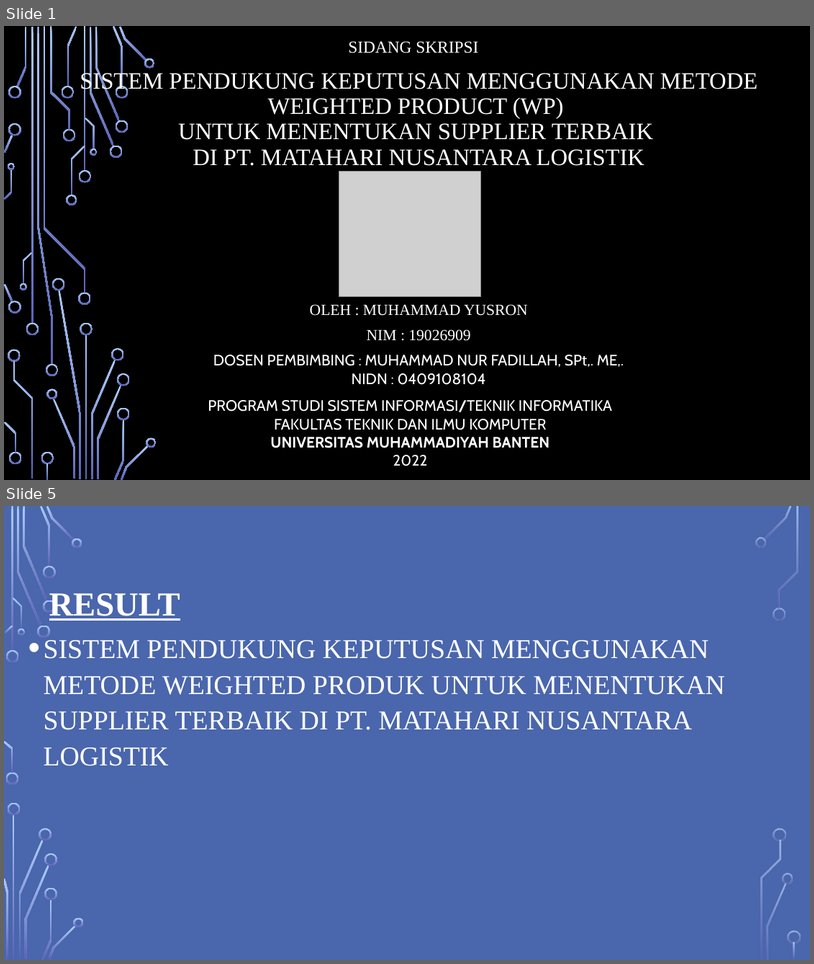
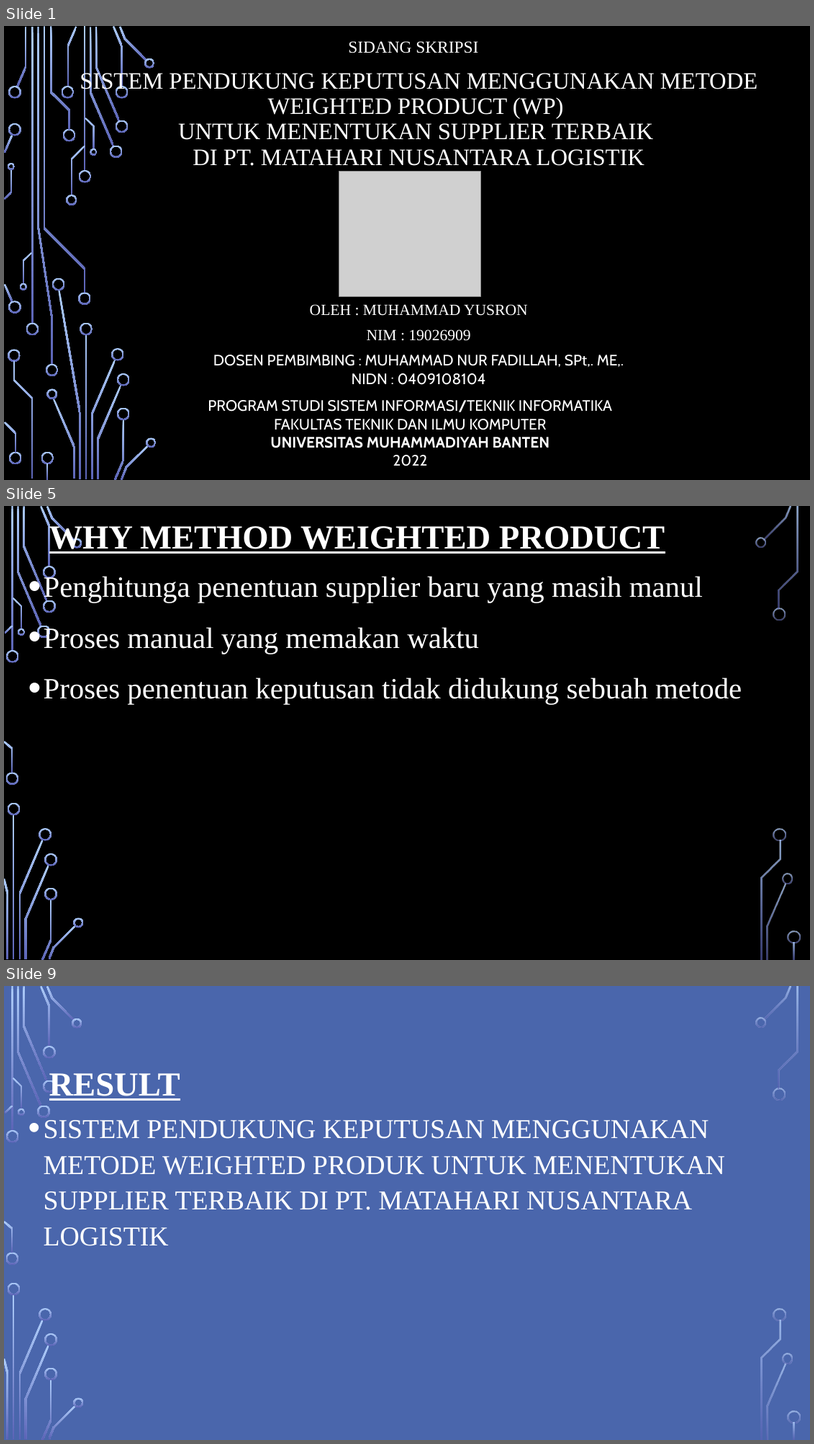
Before and after one commit to MYusron12/repository-detail-skripsi, a slide deck: skripsi ppt.pptx. Shown one above the other, each under a label of ours: slides 1 and 5 before the commit, slides 1, 5 and 9 after it; the slides between them are not shown. The pictures are 814x964 and 814x1444 pixels, drawn with LibreOffice and Linux fonts; fonts in the diff are those of the drawing; grey boxes stand for pictures; background and template pictures are left out. Boxes give left, top, right and bottom in pixels: in the first picture for what was removed or moved away, otherwise in the second. Text is boxed around its words. In the diff, an @@ line names an element or a change of style, - is before the commit and + after.

```diff
--- a/skripsi ppt.pptx
+++ b/skripsi ppt.pptx
@@ slide 5 added at (4,506,810,960), background picture (left out); not listed: 36 template elements that a slide beside it also shows @@
@@ title added at (49,523,665,556), 40 pt, text #FFFFFF, bold, underline @@
+WHY METHOD WEIGHTED PRODUCT
@@ text added at (44,574,742,704), 35 pt, text #FFFFFF @@
+• Penghitunga penentuan supplier baru yang masih manul
+• Proses manual yang memakan waktu
+• Proses penentuan keputusan tidak didukung sebuah metode
@@ what was slide 5 is now slide 9 @@
```
Also in this commit, not shown: 3 slides changed, 3 other slides added, 2 other files.
